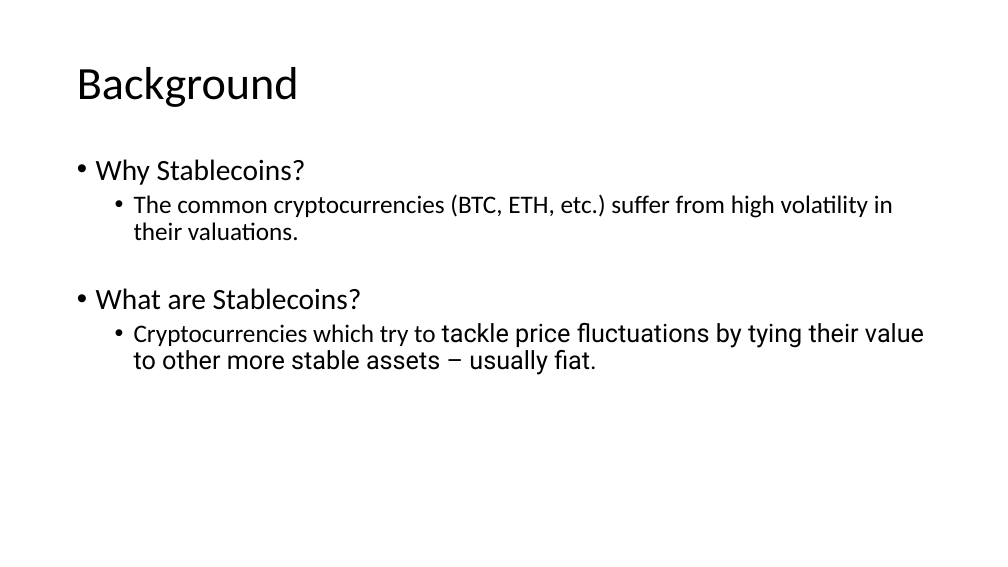
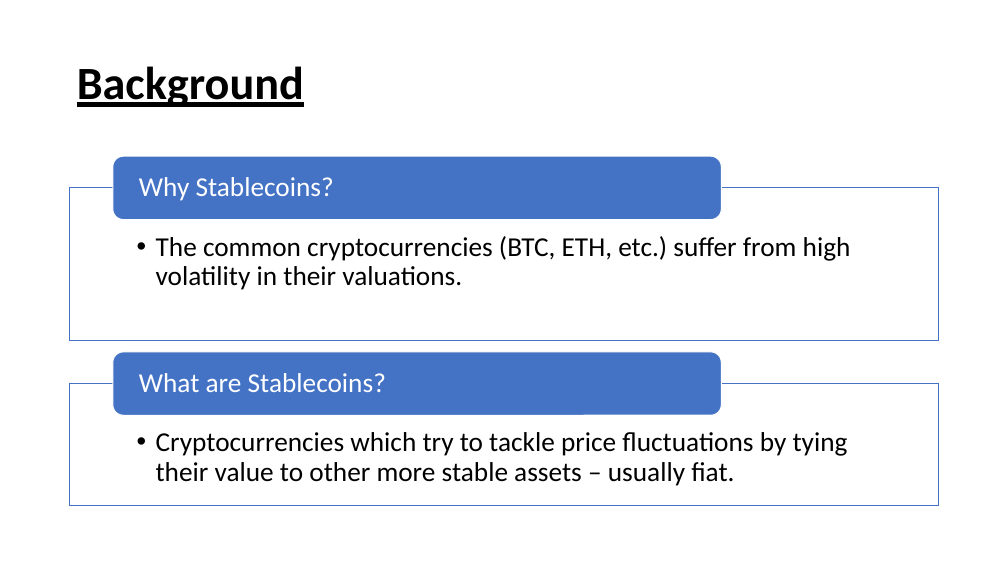
Before and after one commit to Ugadot/StableCoin, a slide deck: slide 2 of BaseCoin_Presentation.pptx. Drawn at 1008x567 pixels with LibreOffice and Linux fonts; fonts in the diff are those of the drawing. Boxes give left, top, right and bottom in pixels: in the first picture for what was removed or moved away, otherwise in the second. Text is boxed around its words. In the diff, an @@ line names an element or a change of style, - is before the commit and + after.

Commit message:
Updated Presentation

```diff
--- a/BaseCoin_Presentation.pptx
+++ b/BaseCoin_Presentation.pptx
@@ title "Background" at [77, 66, 304, 107]: bold on, underline on @@
@@ text removed at [96, 159, 924, 375] @@
-• Why Stablecoins?
-  • The common cryptocurrencies (BTC, ETH, etc.) suffer from high volatility in their valuations.
-• What are Stablecoins?
-  • Cryptocurrencies which try to tackle price fluctuations by tying their value to other more stable assets – usually fiat.
@@ group added at [70, 157, 939, 505]: 4 texts, 2 rectangles, 2 rounded rectangles @@
+  • The common cryptocurrencies (BTC, ETH, etc.) suffer from high volatility in their valuations.
+Why Stablecoins?
+  • Cryptocurrencies which try to tackle price fluctuations by tying their value to other more stable assets – usually fiat.
+What are Stablecoins?
```
Also in this commit, not shown: 11 other slides changed.
